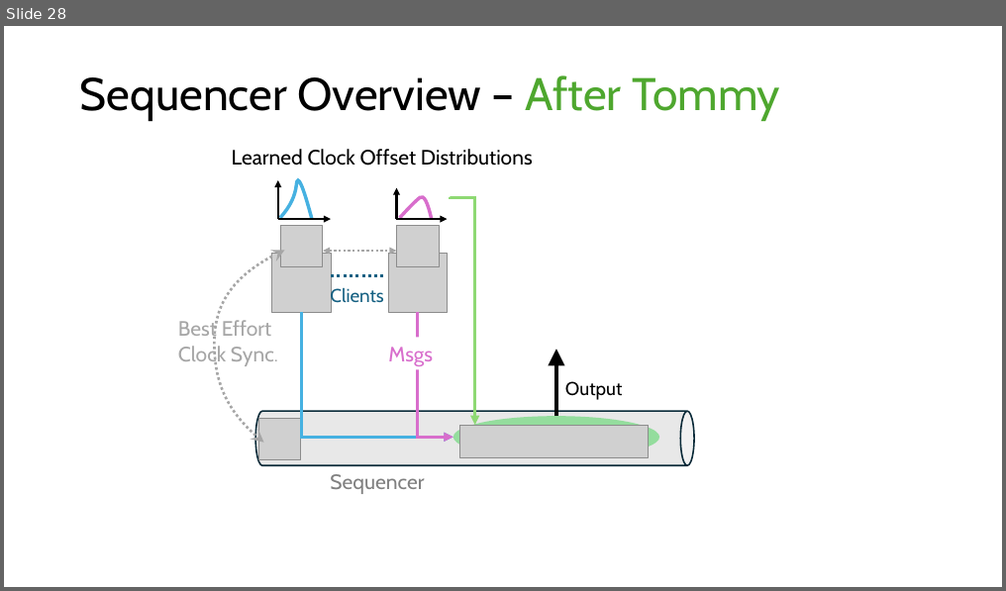
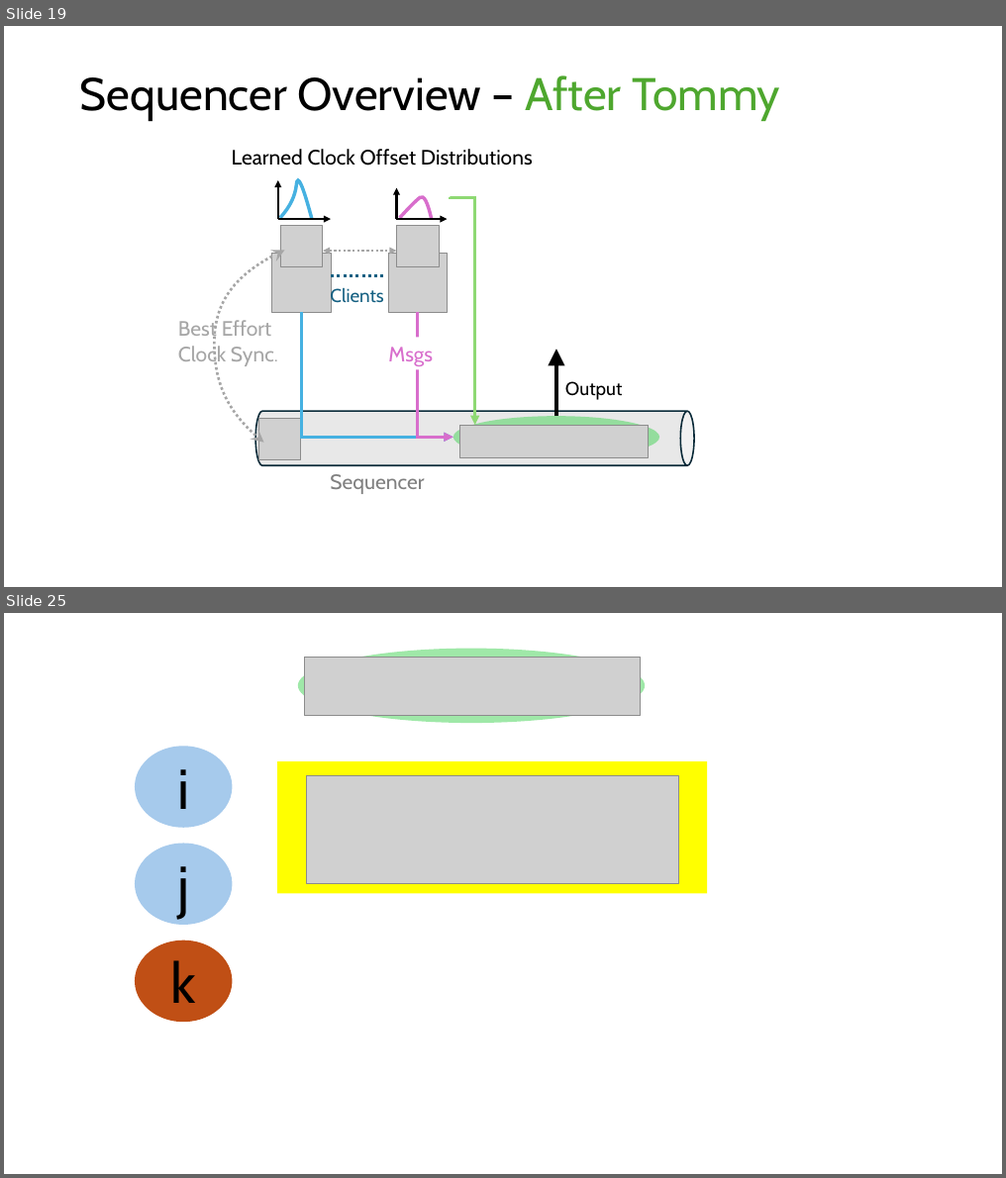
Before and after one commit to HaseebLUMS/Onyx-Presentation, a slide deck: tommy_hotnets_v2.pptx. Shown one above the other, each under a label of ours: slide 28 before the commit, slides 19 and 25 after it; the slides between them are not shown. The pictures are 1006x591 and 1006x1178 pixels, drawn with LibreOffice and Linux fonts; fonts in the diff are those of the drawing; grey boxes stand for pictures. Boxes give left, top, right and bottom in pixels: in the first picture for what was removed or moved away, otherwise in the second. Text is boxed around its words. In the diff, an @@ line names an element or a change of style, - is before the commit and + after.

```diff
--- a/tommy_hotnets_v2.pptx
+++ b/tommy_hotnets_v2.pptx
@@ slide 25 added at [4, 613, 1002, 1174], background #FFFFFF @@
@@ ellipse added at [298, 649, 645, 723], fill #47D45A at 52% opacity @@
@@ picture added at [304, 658, 640, 716] @@
@@ ellipse added at [135, 747, 233, 828], fill #A6CAEC, 54 pt, text #000000 @@
+i
@@ rectangle added at [277, 761, 707, 894], fill #FFFF00 @@
@@ picture added at [307, 775, 678, 884] @@
@@ ellipse added at [135, 844, 233, 925], fill #A6CAEC, 54 pt, text #000000 @@
+j
@@ ellipse added at [135, 940, 233, 1022], fill #C04F15, 54 pt, text #000000 @@
+k
@@ what was slide 28 is now slide 19 @@
```
Also in this commit, not shown: 9 slides changed, 6 other slides added, 15 slides removed.
